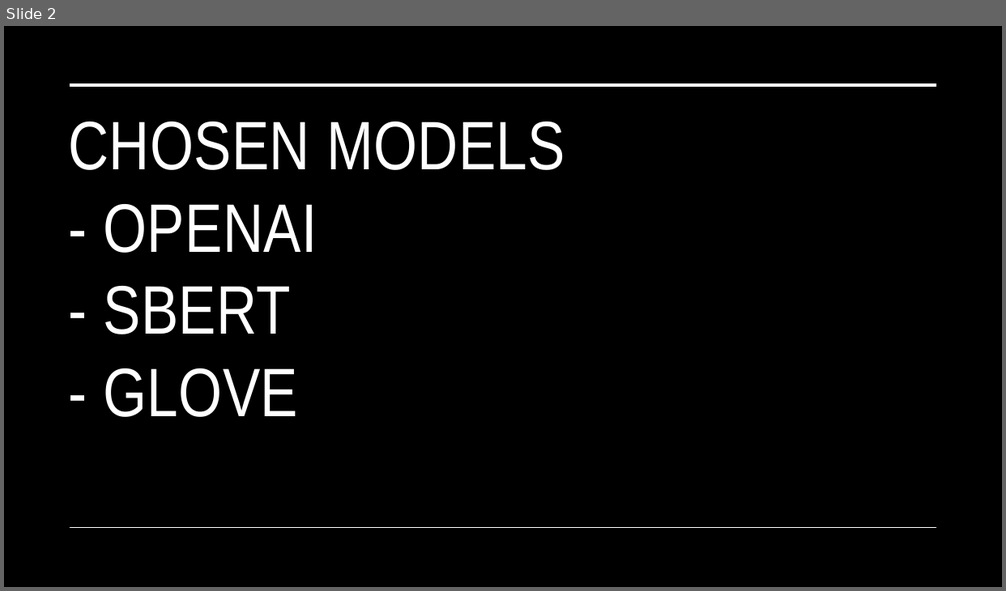
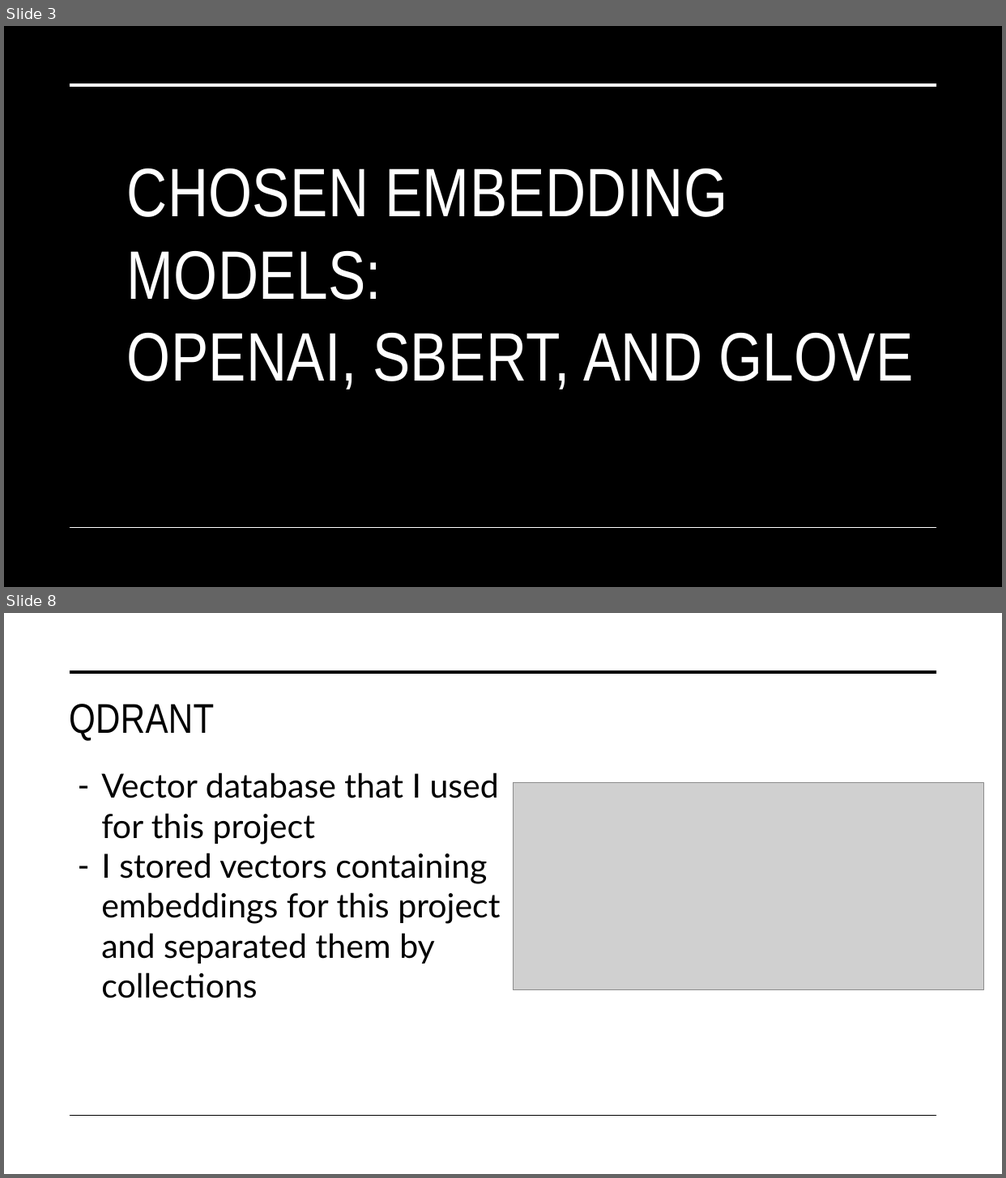
Before and after one commit to mollieeh/RAG, a slide deck: presentation_and_report/AP_RAG_presentation.pptx. Shown one above the other, each under a label of ours: slide 2 before the commit, slides 3 and 8 after it; the slides between them are not shown. The pictures are 1006x591 and 1006x1178 pixels, drawn with LibreOffice and Linux fonts; fonts in the diff are those of the drawing; grey boxes stand for pictures. Boxes give left, top, right and bottom in pixels: in the first picture for what was removed or moved away, otherwise in the second. Text is boxed around its words. In the diff, an @@ line names an element or a change of style, - is before the commit and + after.

```diff
--- a/presentation_and_report/AP_RAG_presentation.pptx
+++ b/presentation_and_report/AP_RAG_presentation.pptx
@@ slide 8 added at [4, 613, 1002, 1174], background #FFFFFF @@
@@ line added from (70, 672) to (937, 672), #000000 3.5 pt @@
@@ title added at [69, 704, 214, 741], 40 pt, text #000000 @@
+QDRANT
@@ text added at [101, 773, 500, 999], 32 pt, text #000000 @@
+– Vector database that I used for this project
+– I stored vectors containing embeddings for this project and separated them by collections
@@ picture added at [513, 782, 984, 990] @@
@@ line added from (70, 1116) to (937, 1116), #000000 1 pt @@
@@ what was slide 2 is now slide 3 @@
@@ slide 3 changed as well @@
@@ title at [127, 169, 914, 390]: text changed @@
-CHOSEN MODELS
-- OPENAI
-- SBERT
-- GLOVE
+CHOSEN EMBEDDING MODELS:
+OPENAI, SBERT, AND GLOVE
```
Also in this commit, not shown: 2 other slides changed, 6 other slides added, 6 slides removed, 4 other files.
